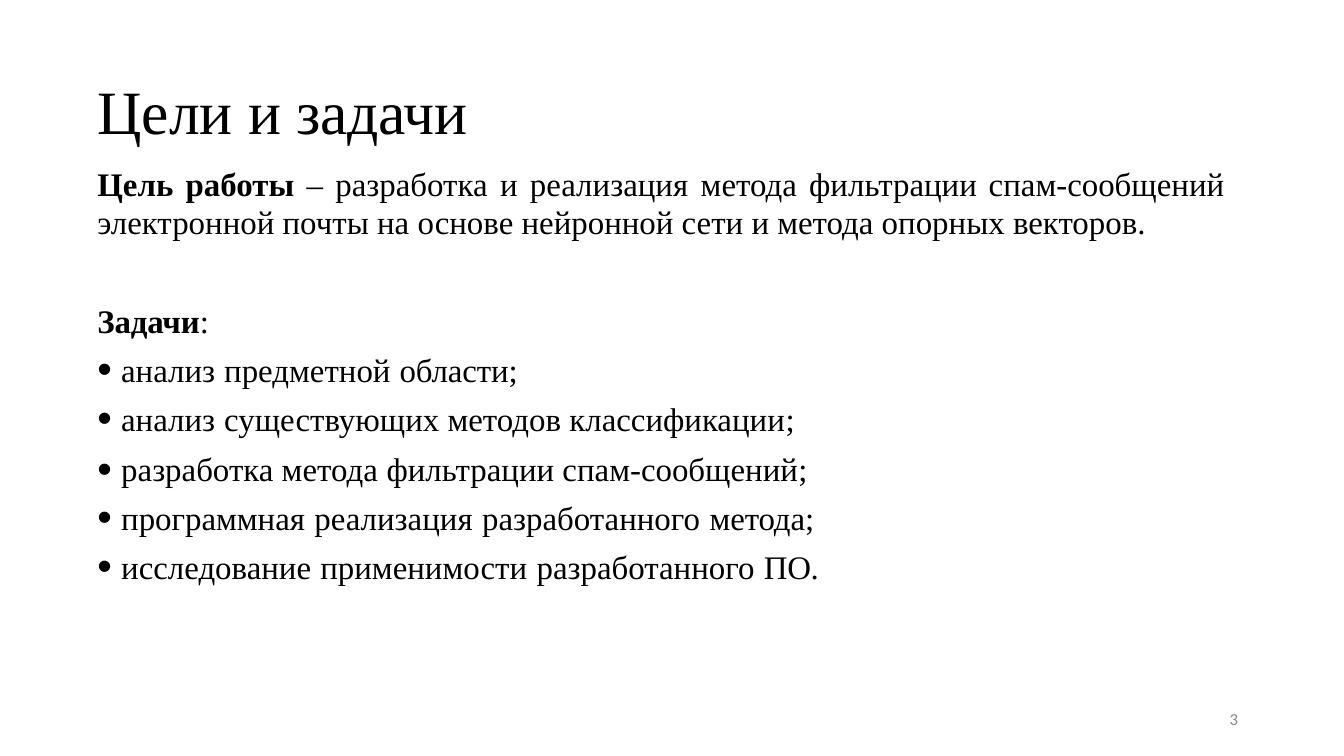
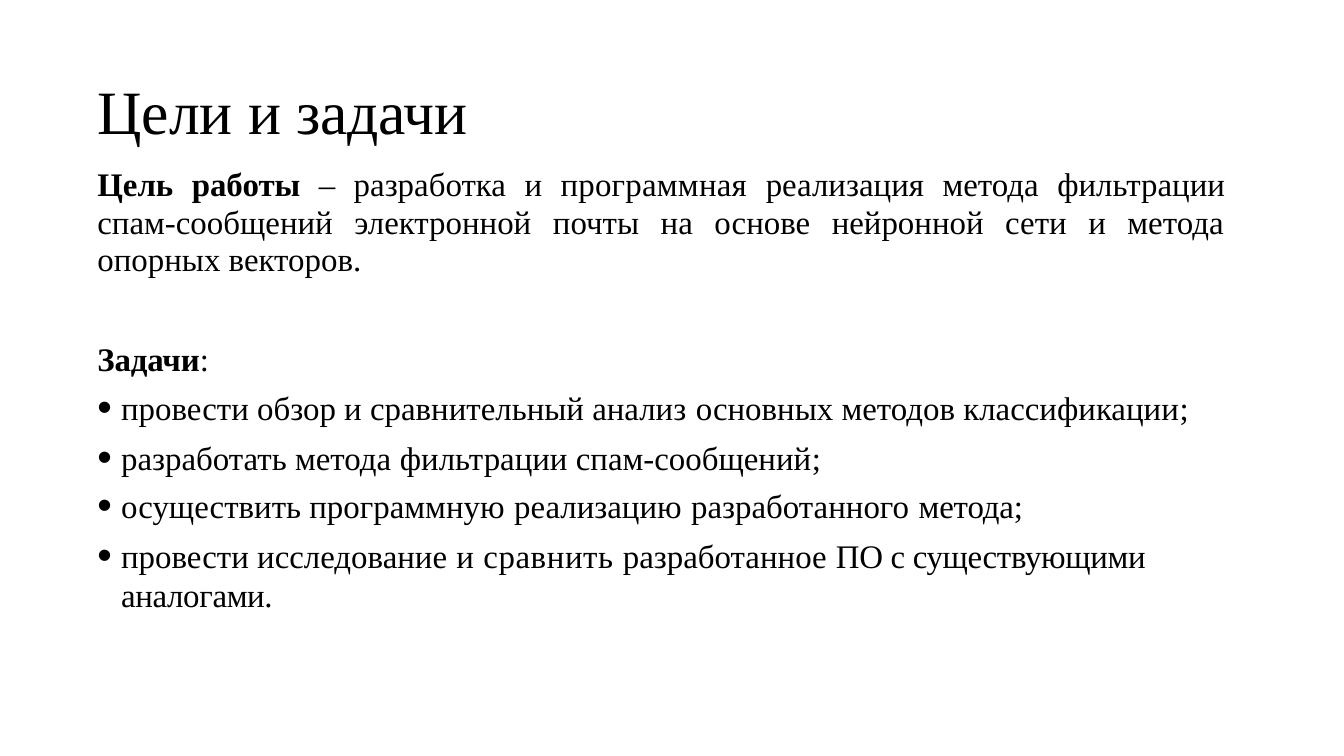
Before and after one commit to Zhilg/DIPLOMA, a slide deck: slide 3 of Презентация.pptx. Drawn at 1344x756 pixels with LibreOffice and Linux fonts; fonts in the diff are those of the drawing. Boxes give left, top, right and bottom in pixels: in the first picture for what was removed or moved away, otherwise in the second. Text is boxed around its words. In the diff, an @@ line names an element or a change of style, - is before the commit and + after.

```diff
--- a/Презентация.pptx
+++ b/Презентация.pptx
@@ title "Цели и задачи" at [97, 93, 467, 145]: letter spacing -0.2 to -0.3 pt in "задачи" @@
@@ text at [97, 172, 1225, 278]: text changed @@
-Цель работы – разработка и реализация метода фильтрации спам-сообщений электронной почты на основе нейронной сети и метода опорных векторов.
+Цель работы – разработка и программная реализация метода фильтрации спам-сообщений электронной почты на основе нейронной сети и метода опорных векторов.
@@ text at [121, 396, 1188, 608]: text changed @@
-• анализ предметной области;
-• анализ существующих методов классификации;
-• разработка метода фильтрации спам-сообщений;
-• программная реализация разработанного метода;
-• исследование применимости разработанного ПО.
+• провести обзор и сравнительный анализ основных методов классификации;
+• разработать метода фильтрации спам-сообщений;
+• осуществить программную реализацию разработанного метода;
+• провести исследование и сравнить разработанное ПО с существующими аналогами.
@@ page number removed at [1230, 714, 1238, 725] @@
-3
```
Also in this commit, not shown: 10 other slides changed, 8 slides added, 2 slides removed, 1 other file.
